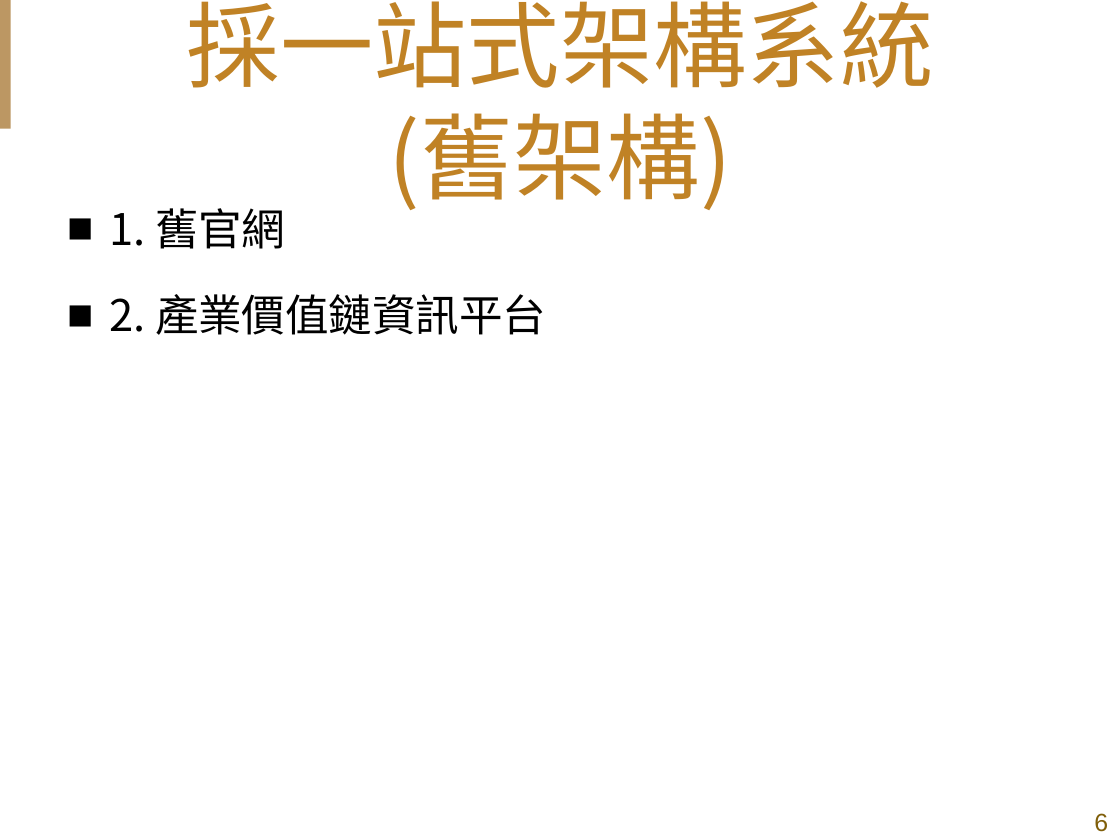
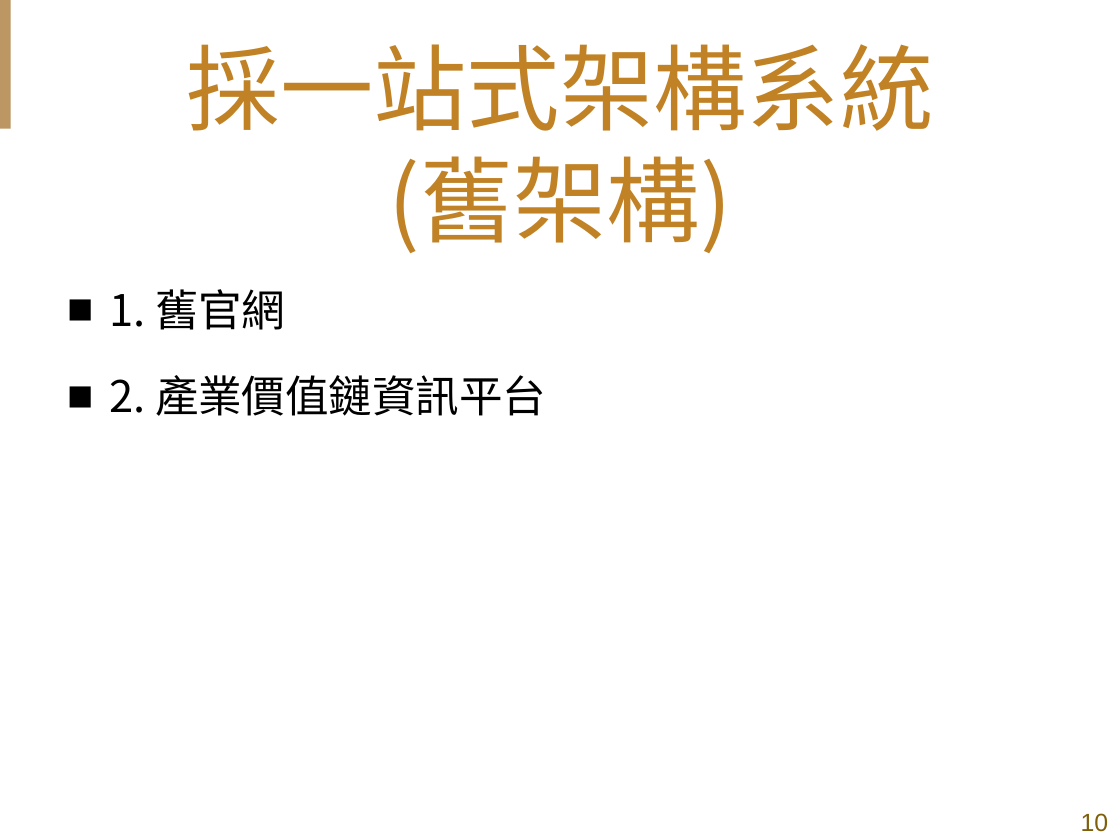
Before and after one commit to shih33/java_atguigu, a slide deck: slide 10 of 期末報告/期末簡報_施詠舜.pptx (slide 6 before the commit). Drawn at 1120x840 pixels with LibreOffice and Linux fonts; fonts in the diff are those of the drawing; background and template pictures are left out. Boxes give left, top, right and bottom in pixels: in the first picture for what was removed or moved away, otherwise in the second. Text is boxed around its words. In the diff, an @@ line names an element or a change of style, - is before the commit and + after.

```diff
--- a/期末報告/期末簡報_施詠舜.pptx
+++ b/期末報告/期末簡報_施詠舜.pptx
@@ title "採一站式架構系統 (舊架構)": place and size @@
-title "採一站式架構系統 (舊架構)" at [187,1,934,210]
+title "採一站式架構系統 (舊架構)" at [187,44,934,253]
@@ text "1. 舊官網": place and size @@
-text "1. 舊官網" at [109,208,546,335]
+text "1. 舊官網" at [109,289,546,416]
@@ page number at [1081,813,1109,832]: text changed @@
-6
+10
```
Also in this commit, not shown: 2 other slides changed, 4 slides added.
